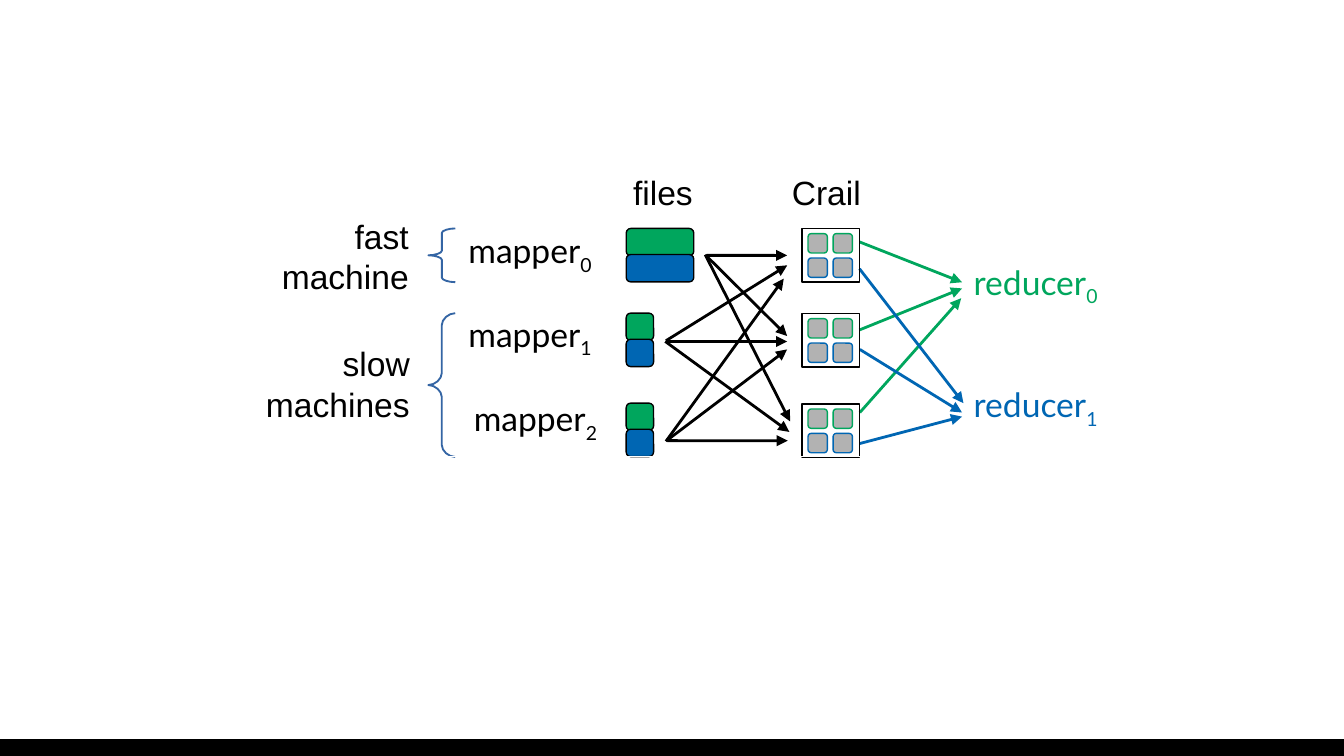
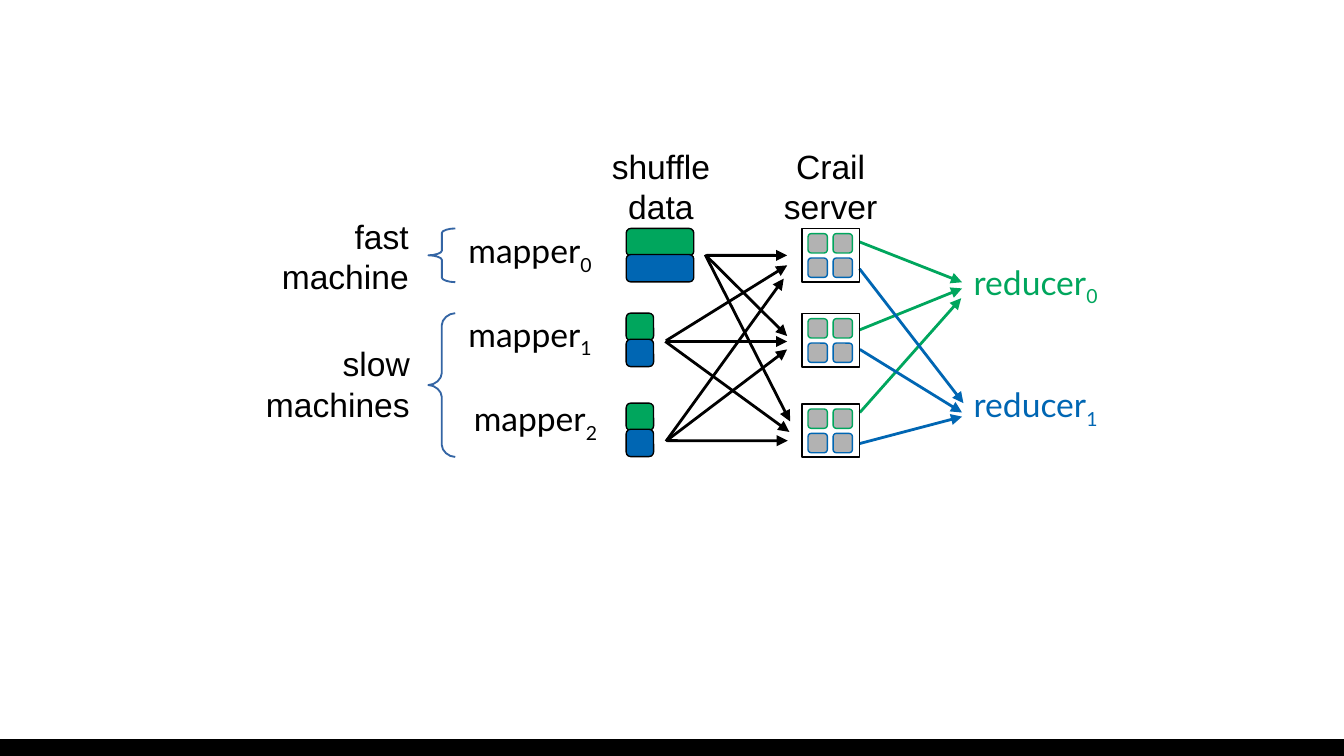
Before and after one commit to patrickstuedi/incubator-crail-website, a slide deck: slide 6 of site/_plots/blog/disaggregation/figures.odp. Drawn at 1344x756 pixels with LibreOffice and Linux fonts; fonts in the diff are those of the drawing. Boxes give left, top, right and bottom in pixels: in the first picture for what was removed or moved away, otherwise in the second. Text is boxed around its words. In the diff, an @@ line names an element or a change of style, - is before the commit and + after.

```diff
--- a/site/_plots/blog/disaggregation/figures.odp
+++ b/site/_plots/blog/disaggregation/figures.odp
@@ text "Crail": place and size @@
-text "Crail" at (792,180,861,206)
+text "Crail" at (784,154,877,220)
@@ rectangle removed at (255,175,1129,457) @@
@@ text added at (612,154,710,220), 18 pt, text #000000 @@
+shuffle
+data
@@ text at (796,154,865,180): alignment left to centre @@
@@ text removed at (633,180,693,206) @@
-files
@@ text at (784,201,877,220): paragraph added @@
+server
```
Also in this commit, not shown: 1 other slide changed, 1 other file.
